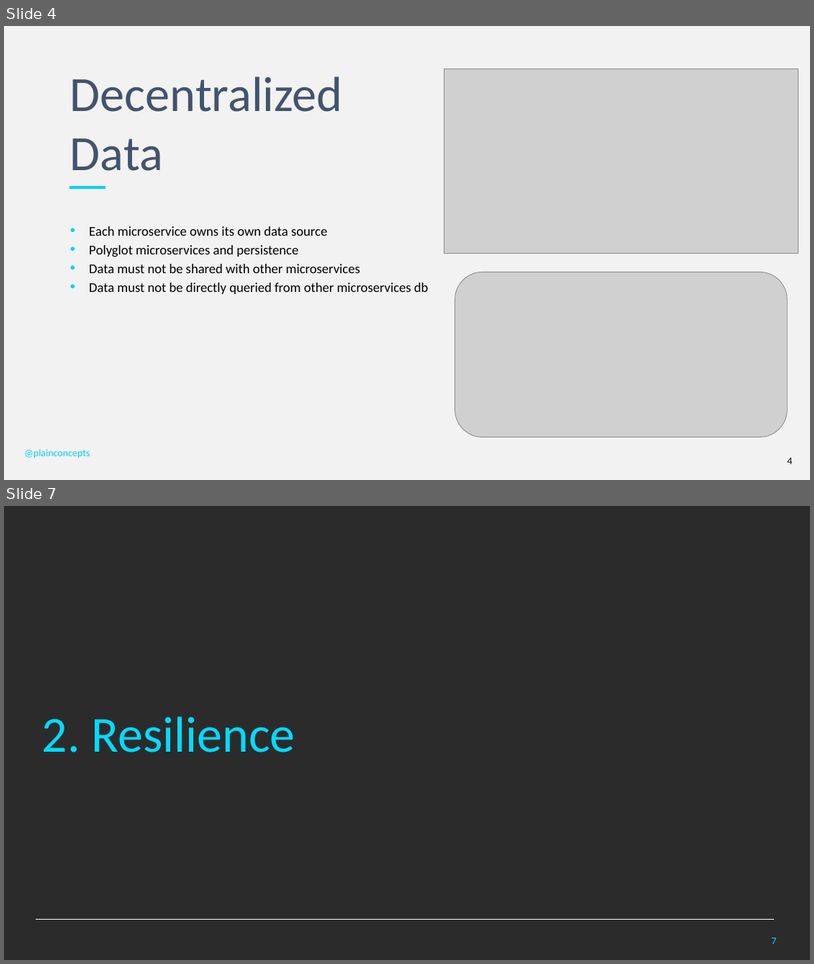
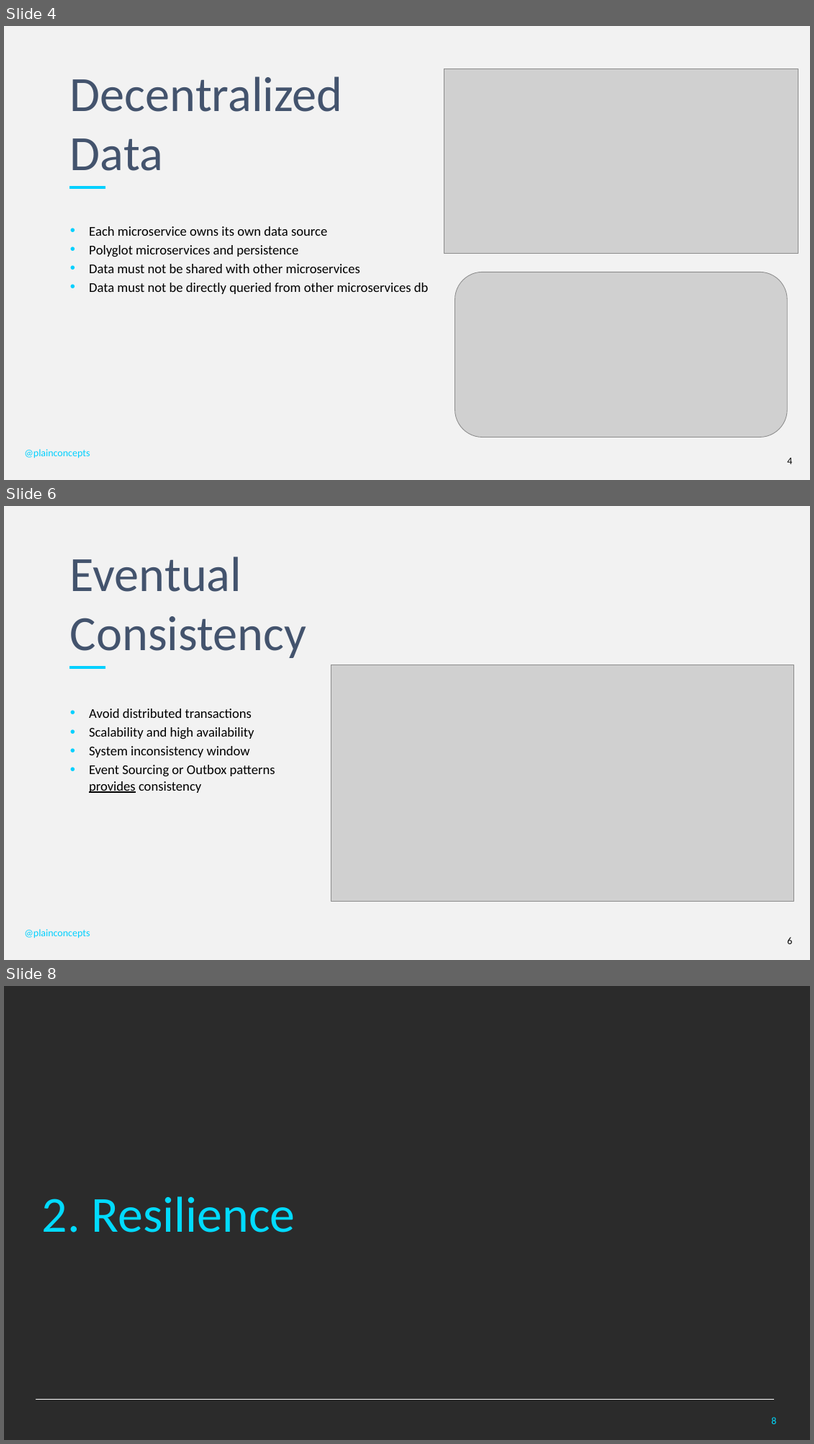
Before and after one commit to PlainConcepts/NetCore-Docker-Workshop, a slide deck: Docu/BestPractices&Antipatterns.pptx. Shown one above the other, each under a label of ours: slides 4 and 7 before the commit, slides 4, 6 and 8 after it; the slides between them are not shown. The pictures are 814x964 and 814x1444 pixels, drawn with LibreOffice and Linux fonts; fonts in the diff are those of the drawing; grey boxes stand for pictures; background and template pictures are left out; a plain dark background stands for a picture behind light text. Boxes give left, top, right and bottom in pixels: in the first picture for what was removed or moved away, otherwise in the second. Text is boxed around its words. In the diff, an @@ line names an element or a change of style, - is before the commit and + after.

```diff
--- a/Docu/BestPractices&Antipatterns.pptx
+++ b/Docu/BestPractices&Antipatterns.pptx
@@ slide 6 added at [4, 506, 810, 960], background #F2F2F2; not listed: 1 template element that a slide beside it also shows @@
@@ title added at [70, 556, 307, 658], 58.7 pt, text #43536D @@
+Eventual
+Consistency
@@ picture added at [332, 665, 795, 901] @@
@@ text added at [89, 708, 275, 793], 16 pt, text #000000 @@
+• Avoid distributed transactions
+• Scalability and high availability
+• System inconsistency window
+• Event Sourcing or Outbox patterns provides consistency
@@ text added at [24, 929, 90, 938], 12 pt, text #00D0FF @@
+@plainconcepts
@@ page number added at [787, 937, 792, 944], 12 pt, text #000000 @@
+6
@@ what was slide 7 is now slide 8 @@
@@ page number at [772, 1417, 777, 1424]: text changed @@
-7
+8
```
Also in this commit, not shown: 2 slides changed, 1 other slide added.
